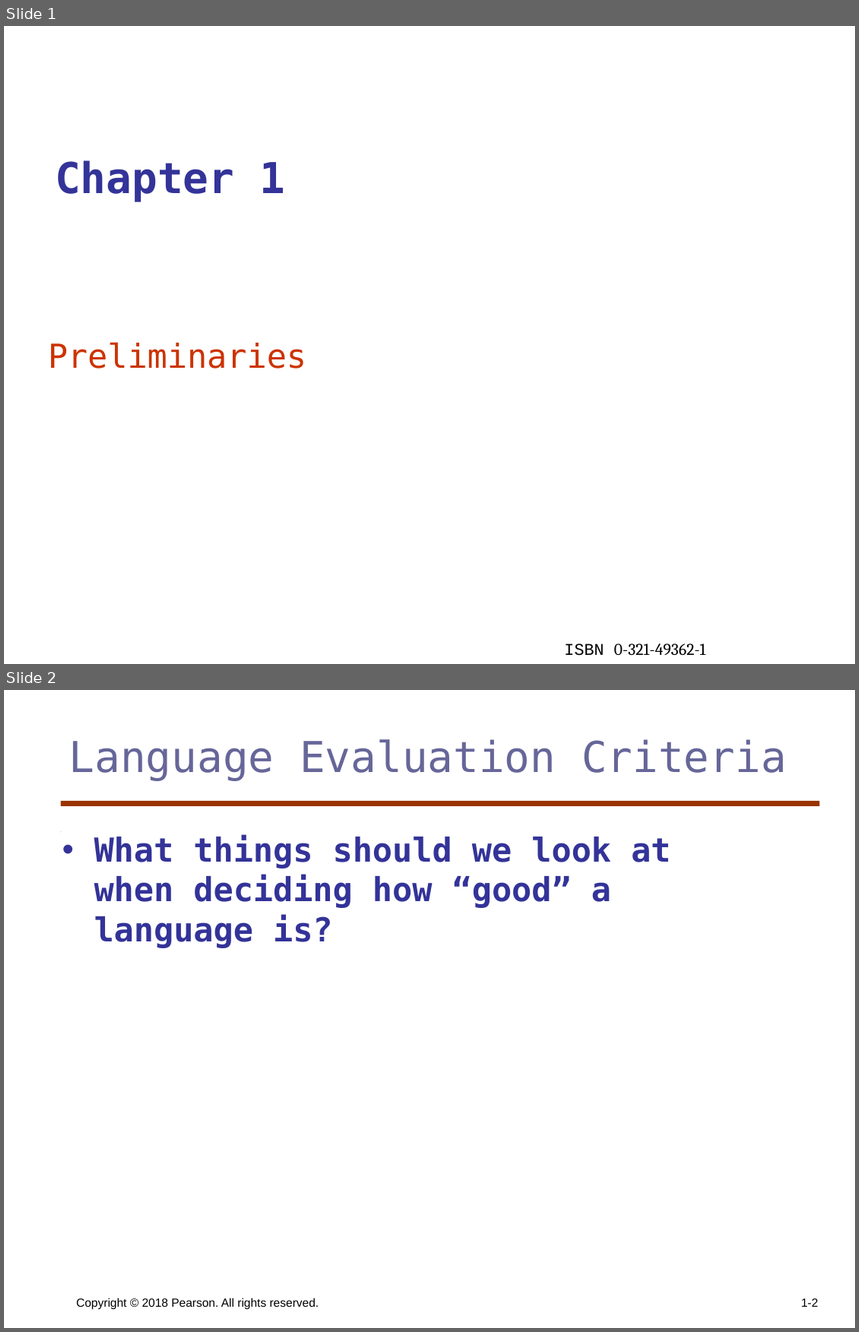
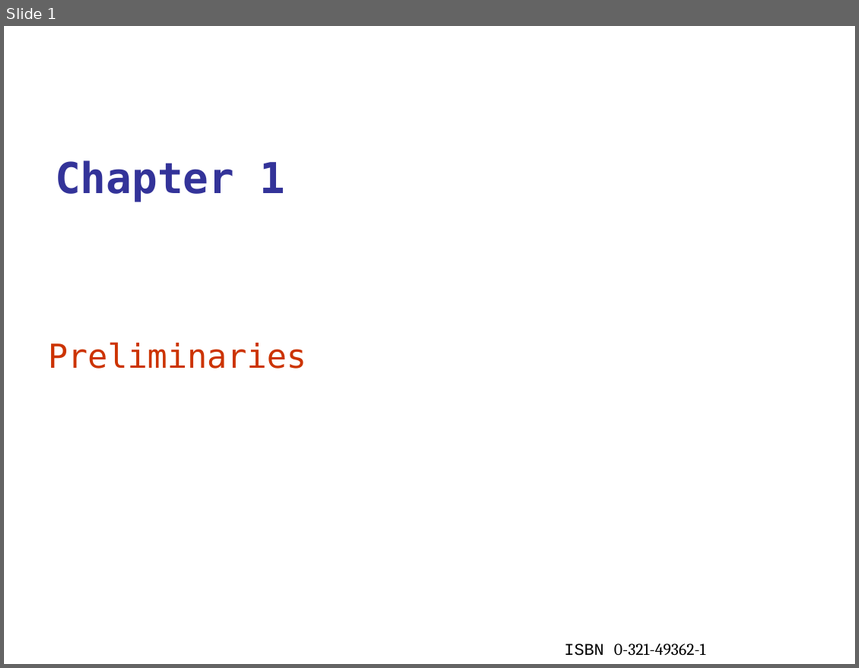
Before and after one commit to KurmasGVSU/KurmasGVSU.github.io, a slide deck: Teaching/Courses/W23/CIS343/LectureNotes/cis343_ch1pt2.pptx. Shown one above the other, each under a label of ours: slides 1 and 2 before the commit, slide 1 after it. The pictures are 859x1332 and 859x668 pixels, drawn with LibreOffice and Linux fonts; fonts in the diff are those of the drawing; background and template pictures are left out. Boxes give left, top, right and bottom in pixels: in the first picture for what was removed or moved away, otherwise in the second. Text is boxed around its words. In the diff, an @@ line names an element or a change of style, - is before the commit and + after.

```diff
--- a/Teaching/Courses/W23/CIS343/LectureNotes/cis343_ch1pt2.pptx
+++ b/Teaching/Courses/W23/CIS343/LectureNotes/cis343_ch1pt2.pptx
@@ slide 2 removed at [4,690,855,1328], background #FFFFFF @@
@@ title removed at [69,739,787,780] @@
-Language Evaluation Criteria
@@ line removed from (61, 803) to (819, 803) @@
@@ line removed from (61, 832) to (61, 832) @@
@@ text removed at [94,835,671,948] @@
-• What things should we look at when deciding how “good” a language is?
@@ text removed at [76,1298,319,1309] @@
-Copyright © 2018 Pearson. All rights reserved.
@@ page number removed at [801,1299,818,1307] @@
-1-2
```
Also in this commit, not shown: 7 slides changed, 3 other files.
